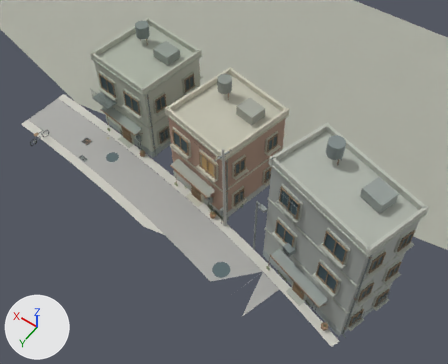
The glTF model assets/town/renewal/models/street_4_7.glb, before and after one commit.
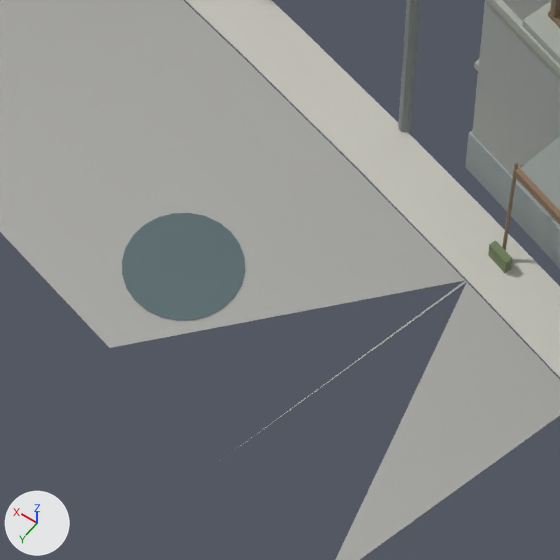
The first picture shows the older version from a camera (50 mm lens) standing at (127.6, -207.6, 35.6) and looking at (142.1, -227.9, 3.7). The close-ups show the older and then the newer version on the part from 43% to 62% of the width and 63% to 86% of the height of that picture. Only the edits that show in the close-ups are written down. Arrows for +X, +Y and +Z are at lower left; the lights stay in place. Vertices at exactly the same position are counted once.

In view in the first close-up: 'concrete.029', 'graybrick.041', 'metal.041', 'paving.017', 'puddle.033', 'road.039', 'roof_metal.041', 'trim.041' and 3 more.
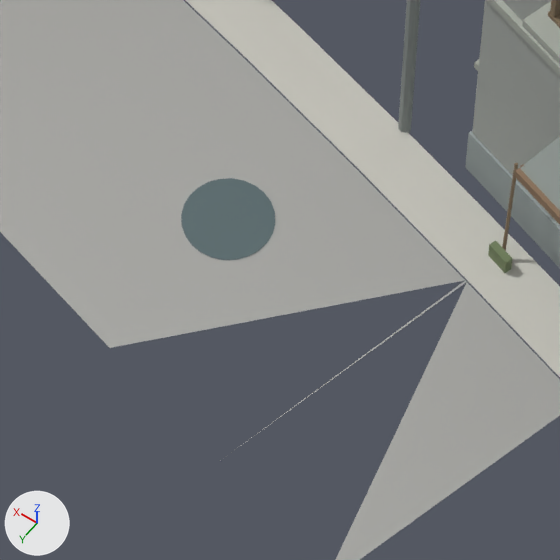
Pixel boxes [x1, y1, x2, y2] of what changed, in the close-ups (560 x 560 px):
'puddle.033', reshaped: before [122, 213, 245, 321]; after [181, 178, 275, 260]

The change in detail:
me_puddle_033 is used by ob_puddle_033; location (0.0, 0.0, 0.0).
me_puddle_033 had 98 vertices, 144 faces and spanned x 139.07..152.41, y -227.74..-223.58, z 0.01.
me_puddle_033 now has 98 vertices, 144 faces and spans x 139.16..153.07, y -227.88..-224.39, z 0.01.
me_puddle_033 part 1: the loose piece of 49 vertices spanning x 139.07..140.26, y -224.77..-223.58, z 0.01 is scaled about its middle by (0.77, 0.77, 1), then moved by (-0.05, -0.68, 0.0).
Other edits to the shape of me_puddle_033 do not show in these pictures.
